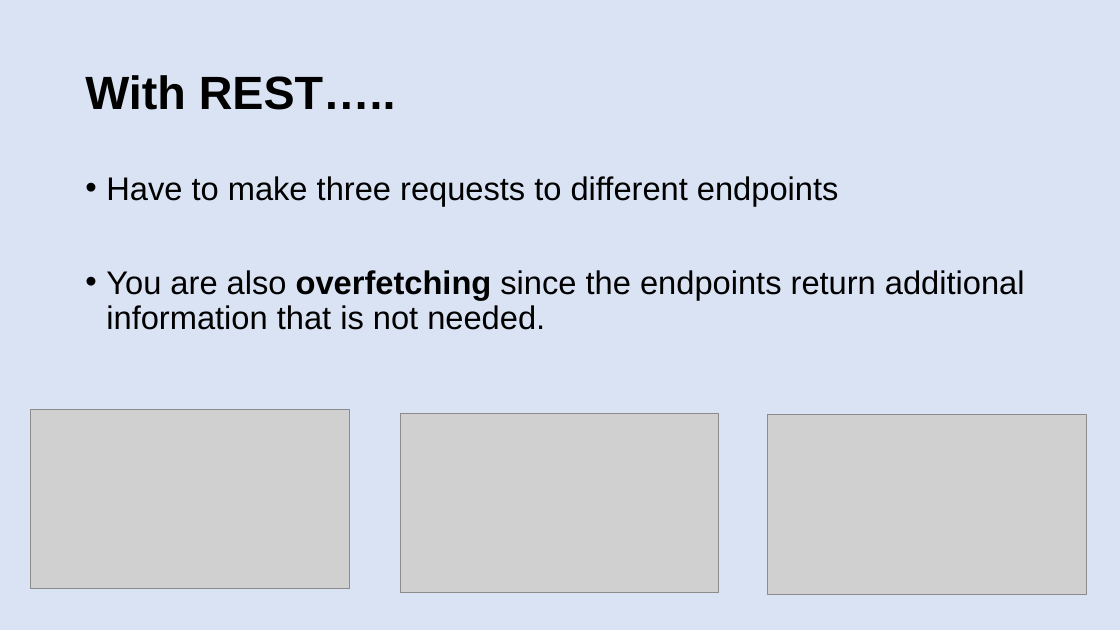
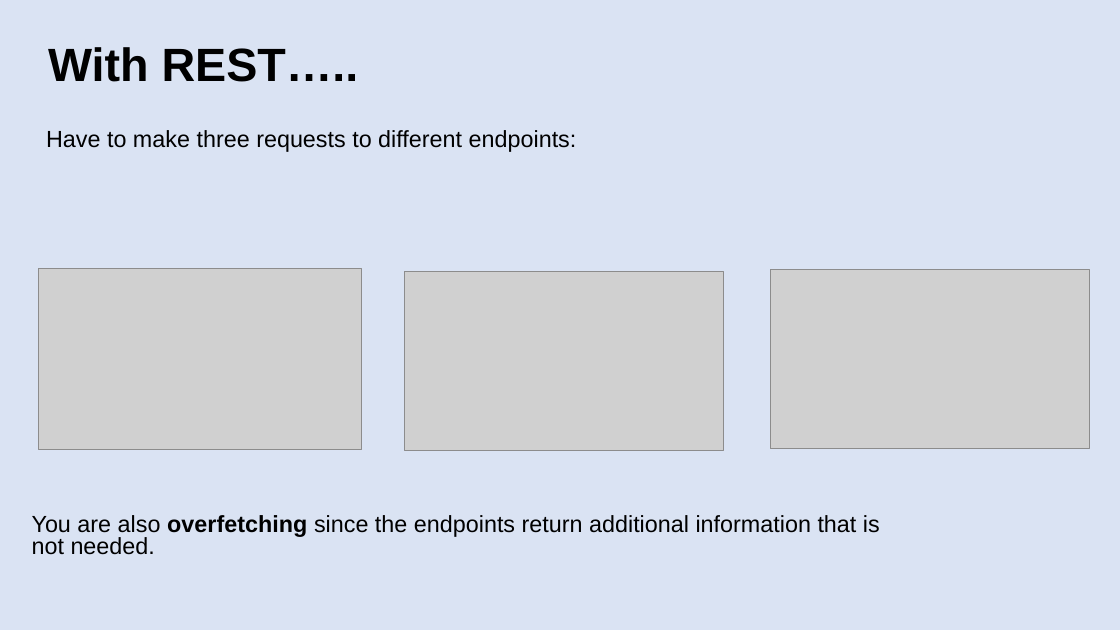
Before and after one commit to patelg123/graphql-presentation, a slide deck: slide 21 of current.pptx (slide 24 before the commit). Drawn at 1120x630 pixels with LibreOffice and Linux fonts; fonts in the diff are those of the drawing; grey boxes stand for pictures. Boxes give left, top, right and bottom in pixels: in the first picture for what was removed or moved away, otherwise in the second. Text is boxed around its words. In the diff, an @@ line names an element or a change of style, - is before the commit and + after.

Commit message:
more changes

```diff
--- a/current.pptx
+++ b/current.pptx
@@ title "With REST…..": place and size @@
-title "With REST….." at (85, 75, 396, 110)
+title "With REST….." at (48, 47, 359, 82)
@@ text added at (46, 130, 577, 152), 20 pt, text #000000 @@
+Have to make three requests to different endpoints:
@@ text at (106, 176, 839, 206): paragraph removed @@
-• Have to make three requests to different endpoints
@@ picture: place and size @@
-picture at (30, 410, 350, 589)
+picture at (39, 268, 362, 450)
@@ picture: place and size @@
-picture at (400, 413, 719, 593)
+picture at (405, 271, 724, 451)
@@ picture: place and size @@
-picture at (768, 415, 1087, 595)
+picture at (770, 270, 1090, 450)
@@ text "You are also overfetching since ...": place and size @@
-text "You are also overfetching since ..." at (106, 176, 1025, 330)
+text "You are also overfetching since ..." at (32, 515, 880, 555)
@@ text "You are also overfetching since ..." at (32, 515, 880, 555): size 28 to 20 pt; bullet • to none; line spacing 0.9 to 0.8 @@
```
Also in this commit, not shown: 12 other slides changed, 3 slides added, 3 slides removed.
